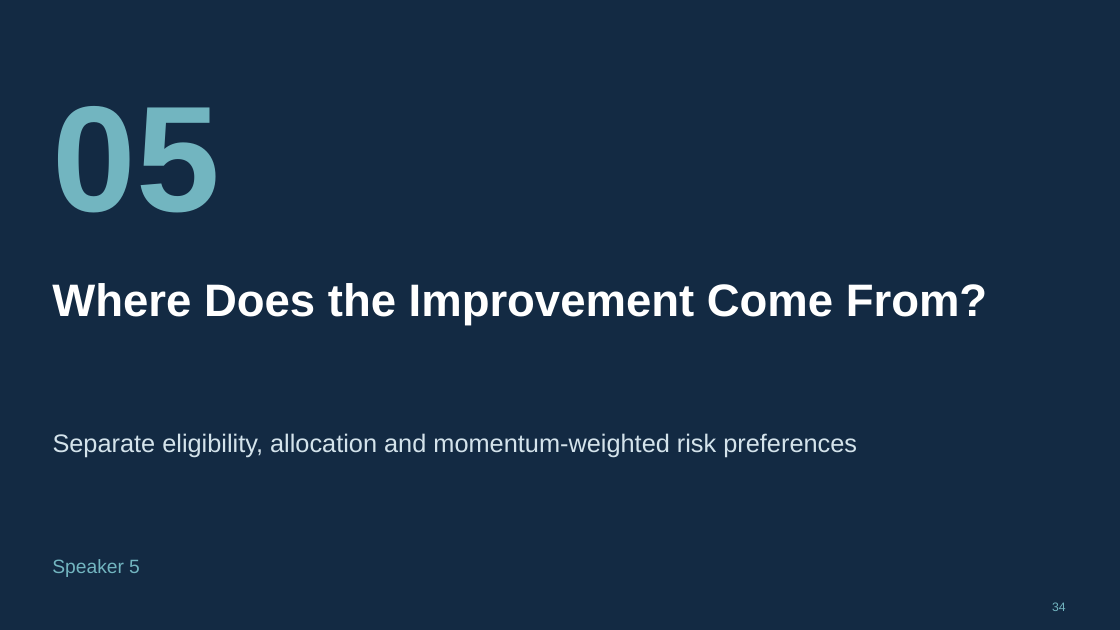
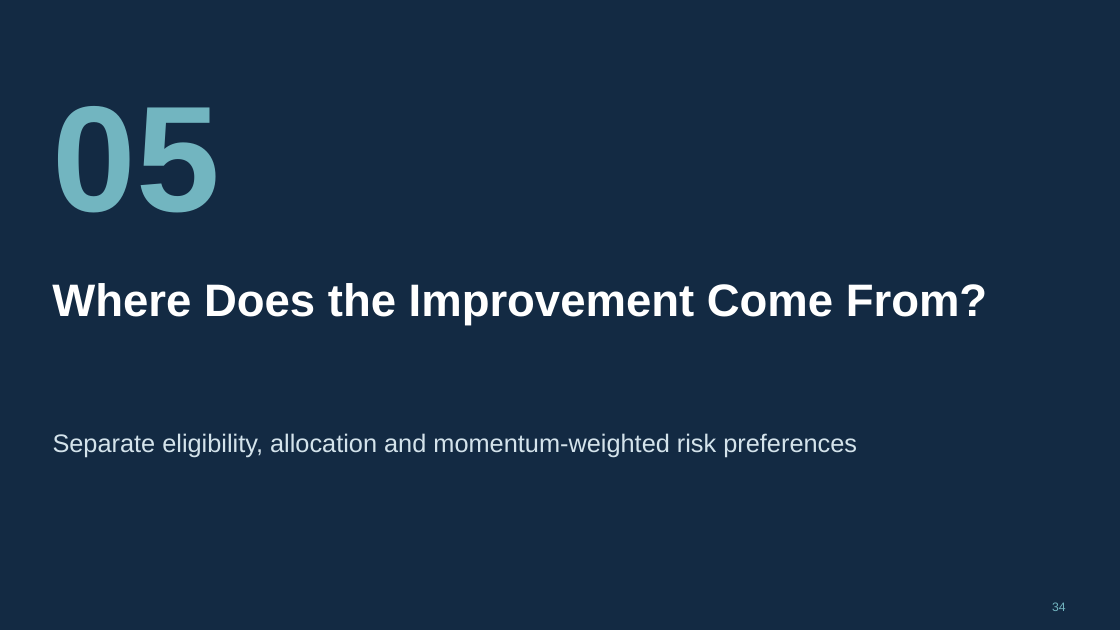
Before and after one commit to str311/FE5209-Weiming-Group, a slide deck: slide 34 of presentation/MWRP_Final_Presentation.pptx. Drawn at 1120x630 pixels with LibreOffice and Linux fonts; fonts in the diff are those of the drawing. Boxes give left, top, right and bottom in pixels: in the first picture for what was removed or moved away, otherwise in the second. Text is boxed around its words. In the diff, an @@ line names an element or a change of style, - is before the commit and + after.

```diff
--- a/presentation/MWRP_Final_Presentation.pptx
+++ b/presentation/MWRP_Final_Presentation.pptx
@@ text removed at (x1=52, y1=559, x2=140, y2=577) @@
-Speaker 5
```
Also in this commit, not shown: 6 other slides changed, 2 other files.
